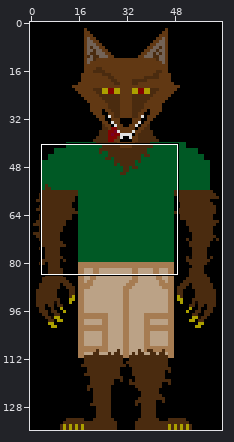
File history of a sprite sheet, images/Greg8bit.png. Above, an overview of the earlier version with the close-up marked.
Close-up. Old version:
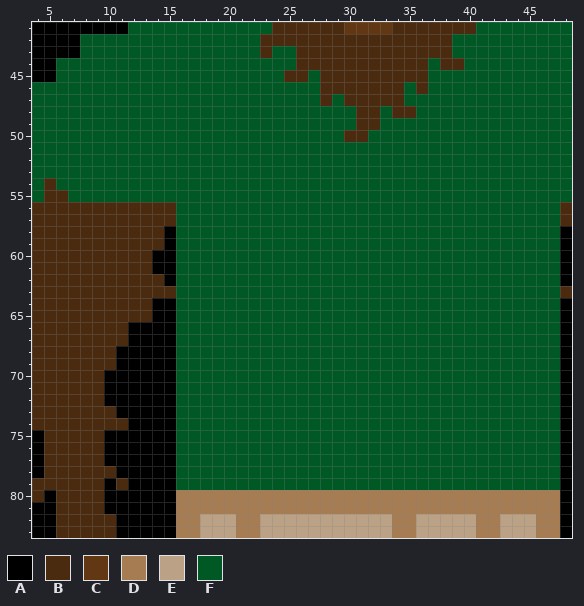
The file is 64x136 pixels. Colours within 5 levels of each other are drawn and written as one. Shown: x 4..48, y 41..83.
Palette (. is transparent): A #000000  B #4a2b0f  C #613813  D #a67c52  E #bba286  F #005925
Pixels before, first column x 4:
41 AAAAAAAAFFFFFFFFFFFFBBBBBBCCCCBBBBBBBFFFFFFFF
42 AAAAFFFFFFFFFFFFFFFBBBBBBBBBBBBBBBBFFFFFFFFFF
43 AAAAFFFFFFFFFFFFFFFBFFBBBBBBBBBBBBBFFFFFFFFFF
44 AAFFFFFFFFFFFFFFFFFFFFBBBBBBBBBBBFBBFFFFFFFFF
45 AAFFFFFFFFFFFFFFFFFFFBBFBBBBBBBBBFFFFFFFFFFFF
46 FFFFFFFFFFFFFFFFFFFFFFFFBBBBBBBFBFFFFFFFFFFFF
47 FFFFFFFFFFFFFFFFFFFFFFFFBFBBBBBFFFFFFFFFFFFFF
48 FFFFFFFFFFFFFFFFFFFFFFFFFFFBBFBBFFFFFFFFFFFFF
49 FFFFFFFFFFFFFFFFFFFFFFFFFFFBBFFFFFFFFFFFFFFFF
50 FFFFFFFFFFFFFFFFFFFFFFFFFFBBFFFFFFFFFFFFFFFFF
51 FFFFFFFFFFFFFFFFFFFFFFFFFFFFFFFFFFFFFFFFFFFFF
52 FFFFFFFFFFFFFFFFFFFFFFFFFFFFFFFFFFFFFFFFFFFFF
53 FFFFFFFFFFFFFFFFFFFFFFFFFFFFFFFFFFFFFFFFFFFFF
54 FBFFFFFFFFFFFFFFFFFFFFFFFFFFFFFFFFFFFFFFFFFFF
55 FBBFFFFFFFFFFFFFFFFFFFFFFFFFFFFFFFFFFFFFFFFFF
56 BBBBBBBBBBBBFFFFFFFFFFFFFFFFFFFFFFFFFFFFFFFFB
57 BBBBBBBBBBBBFFFFFFFFFFFFFFFFFFFFFFFFFFFFFFFFB
58 BBBBBBBBBBBAFFFFFFFFFFFFFFFFFFFFFFFFFFFFFFFFA
59 BBBBBBBBBBBAFFFFFFFFFFFFFFFFFFFFFFFFFFFFFFFFA
60 BBBBBBBBBBAAFFFFFFFFFFFFFFFFFFFFFFFFFFFFFFFFA
61 BBBBBBBBBBAAFFFFFFFFFFFFFFFFFFFFFFFFFFFFFFFFA
62 BBBBBBBBBBBAFFFFFFFFFFFFFFFFFFFFFFFFFFFFFFFFA
63 BBBBBBBBBBBBFFFFFFFFFFFFFFFFFFFFFFFFFFFFFFFFB
64 BBBBBBBBBBAAFFFFFFFFFFFFFFFFFFFFFFFFFFFFFFFFA
65 BBBBBBBBBBAAFFFFFFFFFFFFFFFFFFFFFFFFFFFFFFFFA
66 BBBBBBBBAAAAFFFFFFFFFFFFFFFFFFFFFFFFFFFFFFFFA
67 BBBBBBBBAAAAFFFFFFFFFFFFFFFFFFFFFFFFFFFFFFFFA
68 BBBBBBBAAAAAFFFFFFFFFFFFFFFFFFFFFFFFFFFFFFFFA
69 BBBBBBBAAAAAFFFFFFFFFFFFFFFFFFFFFFFFFFFFFFFFA
70 BBBBBBAAAAAAFFFFFFFFFFFFFFFFFFFFFFFFFFFFFFFFA
71 BBBBBBAAAAAAFFFFFFFFFFFFFFFFFFFFFFFFFFFFFFFFA
72 BBBBBBAAAAAAFFFFFFFFFFFFFFFFFFFFFFFFFFFFFFFFA
73 BBBBBBBAAAAAFFFFFFFFFFFFFFFFFFFFFFFFFFFFFFFFA
74 BBBBBBBBAAAAFFFFFFFFFFFFFFFFFFFFFFFFFFFFFFFFA
75 ABBBBBAAAAAAFFFFFFFFFFFFFFFFFFFFFFFFFFFFFFFFA
76 ABBBBBAAAAAAFFFFFFFFFFFFFFFFFFFFFFFFFFFFFFFFA
77 ABBBBBAAAAAAFFFFFFFFFFFFFFFFFFFFFFFFFFFFFFFFA
78 ABBBBBBAAAAAFFFFFFFFFFFFFFFFFFFFFFFFFFFFFFFFA
79 BBBBBBABAAAAFFFFFFFFFFFFFFFFFFFFFFFFFFFFFFFFA
80 BABBBBAAAAAADDDDDDDDDDDDDDDDDDDDDDDDDDDDDDDDA
81 AABBBBAAAAAADDDDDDDDDDDDDDDDDDDDDDDDDDDDDDDDA
82 AABBBBBAAAAADDEEEDDEEEEEEEEEEEDDEEEEEDDEEEDDA
83 AABBBBBAAAAADDEEEDDEEEEEEEEEEEDDEEEEEDDEEEDDA
New version:
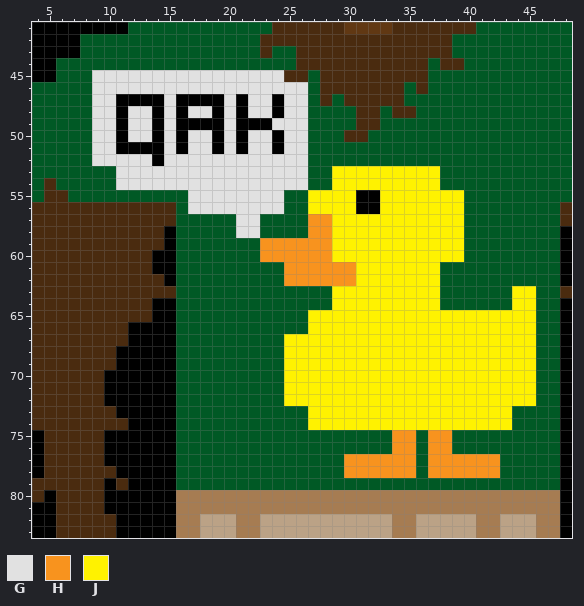
Colours new in this view: G #e1e1e1  H #f8931e  J #fff200
Message: adding duck speak
What changed:
{"y":45,"x":9,"old":"FFFFFFFFFFFFFFFF","new":"GGGGGGGGGGGGGGGG"}
{"y":46,"x":9,"old":"FFFFFFFFFFFFFFFFFF","new":"GGGGGGGGGGGGGGGGGG"}
{"y":47,"x":9,"old":"FFFFFFFFFFFFFFFFFF","new":"GGAAAAGAAAAGAGGAGG"}
{"y":48,"x":9,"old":"FFFFFFFFFFFFFFFFFF","new":"GGAGGAGAGGAGAGGAGG"}
{"y":49,"x":9,"old":"FFFFFFFFFFFFFFFFFF","new":"GGAGGAGAAAAGAAAGGG"}
{"y":50,"x":9,"old":"FFFFFFFFFFFFFFFFFF","new":"GGAGGAGAGGAGAGGAGG"}
{"y":51,"x":9,"old":"FFFFFFFFFFFFFFFFFF","new":"GGAAAAGAGGAGAGGAGG"}
{"y":52,"x":9,"old":"FFFFFFFFFFFFFFFFFF","new":"GGGGGAGGGGGGGGGGGG"}
{"y":53,"x":11,"old":"FFFFFFFFFFFFFFFF","new":"GGGGGGGGGGGGGGGG"}
{"y":53,"x":29,"old":"FFFFFFFFF","new":"JJJJJJJJJ"}
{"y":54,"x":11,"old":"FFFFFFFFFFFFFFFF","new":"GGGGGGGGGGGGGGGG"}
{"y":54,"x":29,"old":"FFFFFFFFF","new":"JJJJJJJJJ"}
{"y":55,"x":17,"old":"FFFFFFFF","new":"GGGGGGGG"}
{"y":55,"x":27,"old":"FFFFFFFFFFFFF","new":"JJJJAAJJJJJJJ"}
{"y":56,"x":17,"old":"FFFFFFFF","new":"GGGGGGGG"}
{"y":56,"x":27,"old":"FFFFFFFFFFFFF","new":"JJJJAAJJJJJJJ"}
{"y":57,"x":21,"old":"FF","new":"GG"}
{"y":57,"x":27,"old":"FFFFFFFFFFFFF","new":"HHJJJJJJJJJJJ"}
{"y":58,"x":21,"old":"FF","new":"GG"}
{"y":58,"x":27,"old":"FFFFFFFFFFFFF","new":"HHJJJJJJJJJJJ"}
{"y":59,"x":23,"old":"FFFFFFFFFFFFFFFFF","new":"HHHHHHJJJJJJJJJJJ"}
{"y":60,"x":23,"old":"FFFFFFFFFFFFFFFFF","new":"HHHHHHJJJJJJJJJJJ"}
{"y":61,"x":25,"old":"FFFFFFFFFFFFF","new":"HHHHHHJJJJJJJ"}
{"y":62,"x":25,"old":"FFFFFFFFFFFFF","new":"HHHHHHJJJJJJJ"}
{"y":63,"x":29,"old":"FFFFFFFFF","new":"JJJJJJJJJ"}
{"y":63,"x":44,"old":"FF","new":"JJ"}
{"y":64,"x":29,"old":"FFFFFFFFF","new":"JJJJJJJJJ"}
{"y":64,"x":44,"old":"FF","new":"JJ"}
{"y":65,"x":27,"old":"FFFFFFFFFFFFFFFFFFF","new":"JJJJJJJJJJJJJJJJJJJ"}
{"y":66,"x":27,"old":"FFFFFFFFFFFFFFFFFFF","new":"JJJJJJJJJJJJJJJJJJJ"}
{"y":67,"x":25,"old":"FFFFFFFFFFFFFFFFFFFFF","new":"JJJJJJJJJJJJJJJJJJJJJ"}
{"y":68,"x":25,"old":"FFFFFFFFFFFFFFFFFFFFF","new":"JJJJJJJJJJJJJJJJJJJJJ"}
{"y":69,"x":25,"old":"FFFFFFFFFFFFFFFFFFFFF","new":"JJJJJJJJJJJJJJJJJJJJJ"}
{"y":70,"x":25,"old":"FFFFFFFFFFFFFFFFFFFFF","new":"JJJJJJJJJJJJJJJJJJJJJ"}
{"y":71,"x":25,"old":"FFFFFFFFFFFFFFFFFFFFF","new":"JJJJJJJJJJJJJJJJJJJJJ"}
{"y":72,"x":25,"old":"FFFFFFFFFFFFFFFFFFFFF","new":"JJJJJJJJJJJJJJJJJJJJJ"}
{"y":73,"x":27,"old":"FFFFFFFFFFFFFFFFF","new":"JJJJJJJJJJJJJJJJJ"}
{"y":74,"x":27,"old":"FFFFFFFFFFFFFFFFF","new":"JJJJJJJJJJJJJJJJJ"}
{"y":75,"x":34,"old":"FF","new":"HH"}
{"y":75,"x":37,"old":"FF","new":"HH"}
{"y":76,"x":34,"old":"FF","new":"HH"}
{"y":76,"x":37,"old":"FF","new":"HH"}
{"y":77,"x":30,"old":"FFFFFF","new":"HHHHHH"}
{"y":77,"x":37,"old":"FFFFFF","new":"HHHHHH"}
{"y":78,"x":30,"old":"FFFFFF","new":"HHHHHH"}
{"y":78,"x":37,"old":"FFFFFF","new":"HHHHHH"}
{"label":"changed","picture_box":[92,70,536,478]}
